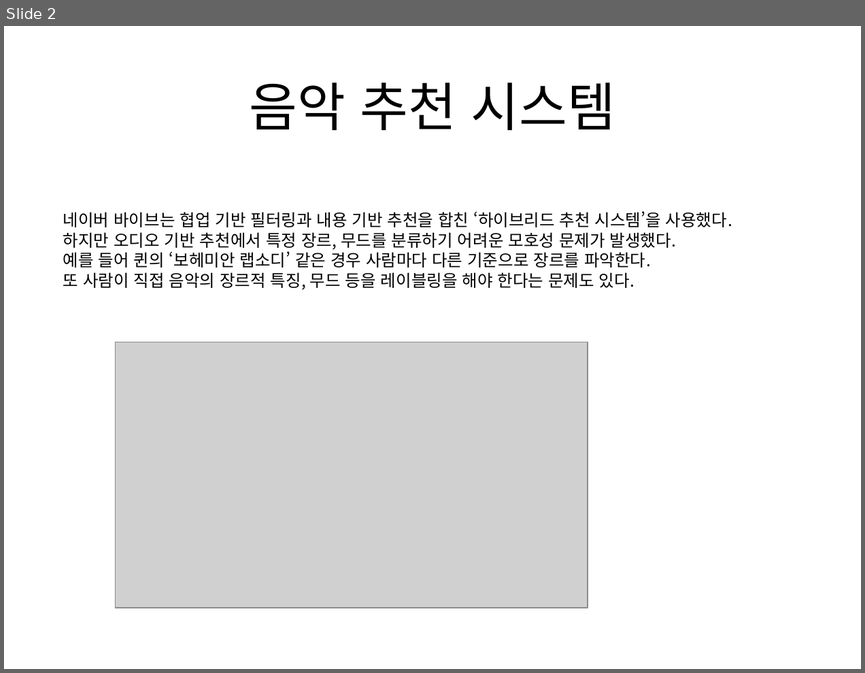
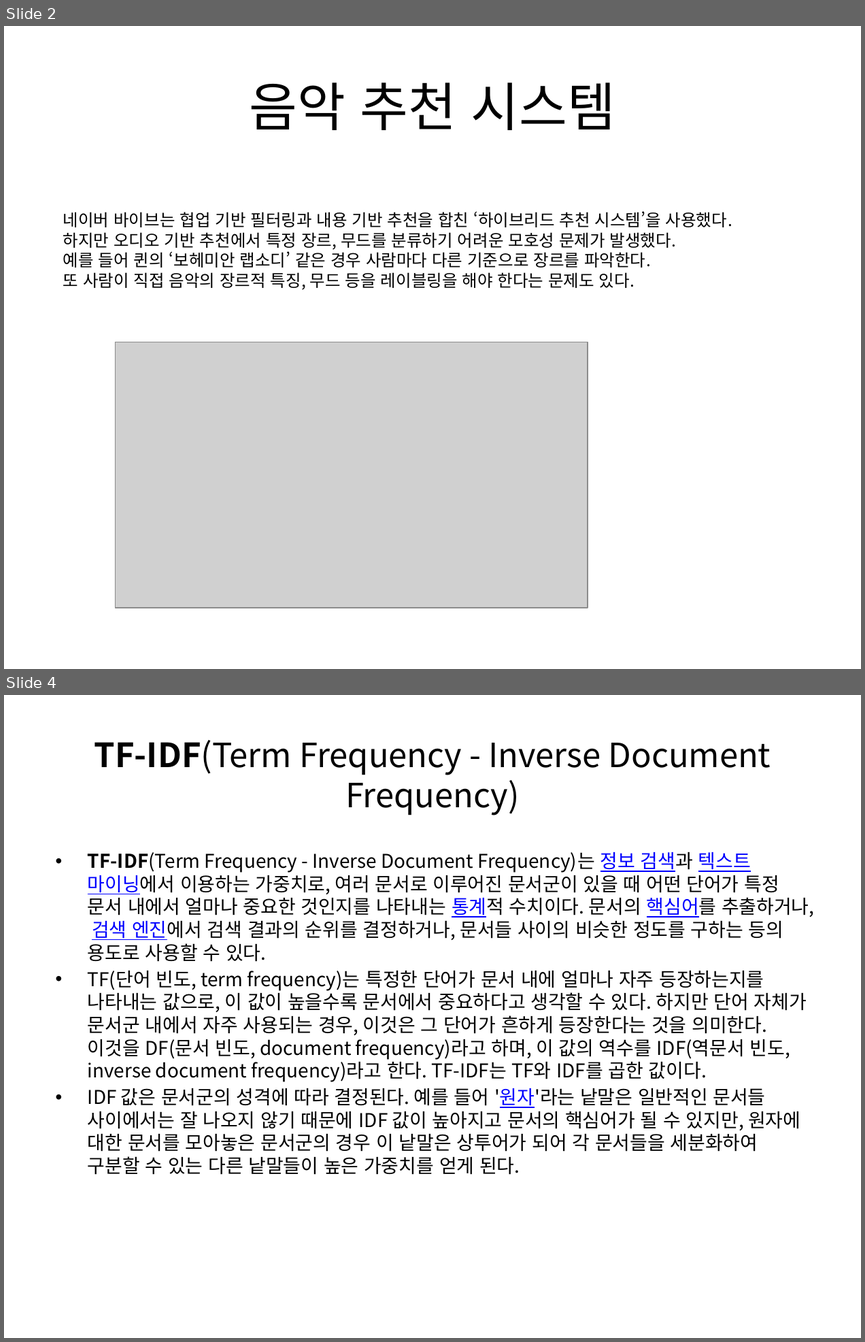
Before and after one commit to ehdgns21/recommend_movie_music_etc, a slide deck: 음악추천시스템.pptx. Shown one above the other, each under a label of ours: slide 2 before the commit, slides 2 and 4 after it; the slides between them are not shown. The pictures are 865x673 and 865x1342 pixels, drawn with LibreOffice and Linux fonts; fonts in the diff are those of the drawing; grey boxes stand for pictures. Boxes give left, top, right and bottom in pixels: in the first picture for what was removed or moved away, otherwise in the second. Text is boxed around its words. In the diff, an @@ line names an element or a change of style, - is before the commit and + after.

```diff
--- a/음악추천시스템.pptx
+++ b/음악추천시스템.pptx
@@ slide 4 added at <box>4,695,861,1338</box>, background #FFFFFF @@
@@ title added at <box>94,740,771,815</box>, 28 pt, text #000000 @@
+TF-IDF(Term Frequency - Inverse Document Frequency)
@@ text added at <box>88,852,814,1174</box>, 16 pt, text #000000 @@
+• TF-IDF(Term Frequency - Inverse Document Frequency)는 정보 검색과 텍스트 마이닝에서 이용하는 가중치로, 여러 문서로 이루어진 문서군이 있을 때 어떤 단어가 특정 문서 내에서 얼마나 중요한 것인지를 나타내는 통계적 수치이다. 문서의 핵심어를 추출하거나, 검색 엔진에서 검색 결과의 순위를 결정하거나, 문서들 사이의 비슷한 정도를 구하는 등의 용도로 사용할 수 있다.
+• TF(단어 빈도, term frequency)는 특정한 단어가 문서 내에 얼마나 자주 등장하는지를 나타내는 값으로, 이 값이 높을수록 문서에서 중요하다고 생각할 수 있다. 하지만 단어 자체가 문서군 내에서 자주 사용되는 경우, 이것은 그 단어가 흔하게 등장한다는 것을 의미한다. 이것을 DF(문서 빈도, document frequency)라고 하며, 이 값의 역수를 IDF(역문서 빈도, inverse document frequency)라고 한다. TF-IDF는 TF와 IDF를 곱한 값이다.
+• IDF 값은 문서군의 성격에 따라 결정된다. 예를 들어 '원자'라는 낱말은 일반적인 문서들 사이에서는 잘 나오지 않기 때문에 IDF 값이 높아지고 문서의 핵심어가 될 수 있지만, 원자에 대한 문서를 모아놓은 문서군의 경우 이 낱말은 상투어가 되어 각 문서들을 세분화하여 구분할 수 있는 다른 낱말들이 높은 가중치를 얻게 된다.
```
Also in this commit, not shown: 1 slide changed, 3 other slides added, 4 slides removed.
